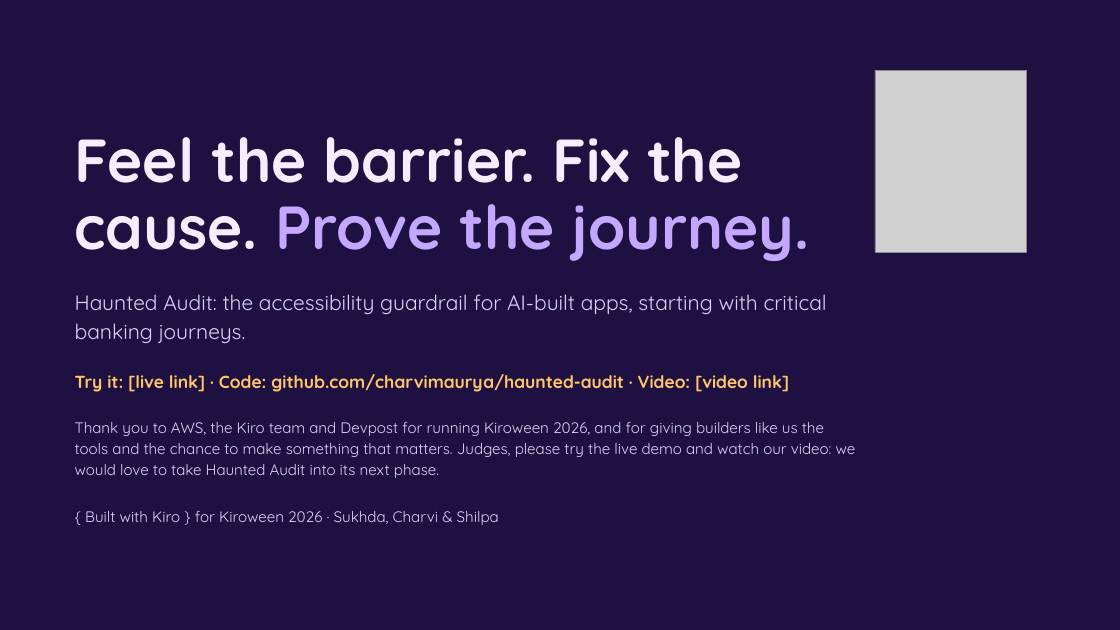
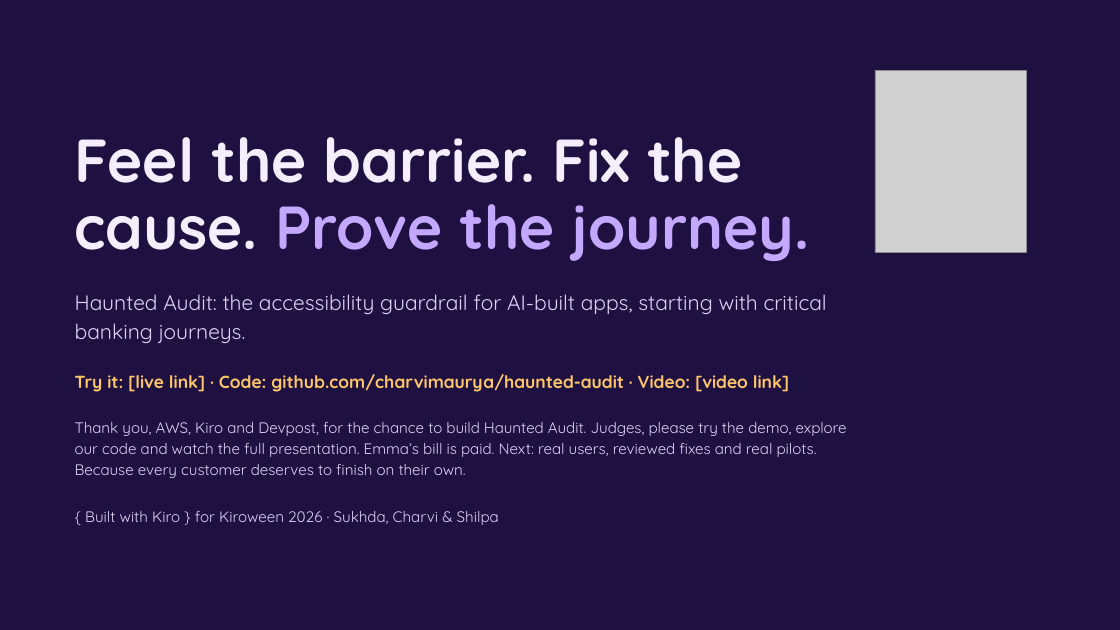
Before and after one commit to charvimaurya/haunted-audit, a slide deck: slide 20 of docs/Haunted Audit Judge Deck V1.pptx (slide 25 before the commit). Drawn at 1120x630 pixels with LibreOffice and Linux fonts; fonts in the diff are those of the drawing; grey boxes stand for pictures; background and template pictures are left out. Boxes give left, top, right and bottom in pixels: in the first picture for what was removed or moved away, otherwise in the second. Text is boxed around its words. In the diff, an @@ line names an element or a change of style, - is before the commit and + after.

```diff
--- a/docs/Haunted Audit Judge Deck V1.pptx
+++ b/docs/Haunted Audit Judge Deck V1.pptx
@@ text at bbox=[75, 422, 847, 478]: text changed @@
-Thank you to AWS, the Kiro team and Devpost for running Kiroween 2026, and for giving builders like us the tools and the chance to make something that matters. Judges, please try the live demo and watch our video: we would love to take Haunted Audit into its next phase.
+Thank you, AWS, Kiro and Devpost, for the chance to build Haunted Audit. Judges, please try the demo, explore our code and watch the full presentation. Emma’s bill is paid. Next: real users, reviewed fixes and real pilots. Because every customer deserves to finish on their own.
```
Also in this commit, not shown: 8 other slides changed, 1 slide added, 6 slides removed, 1 other file.
